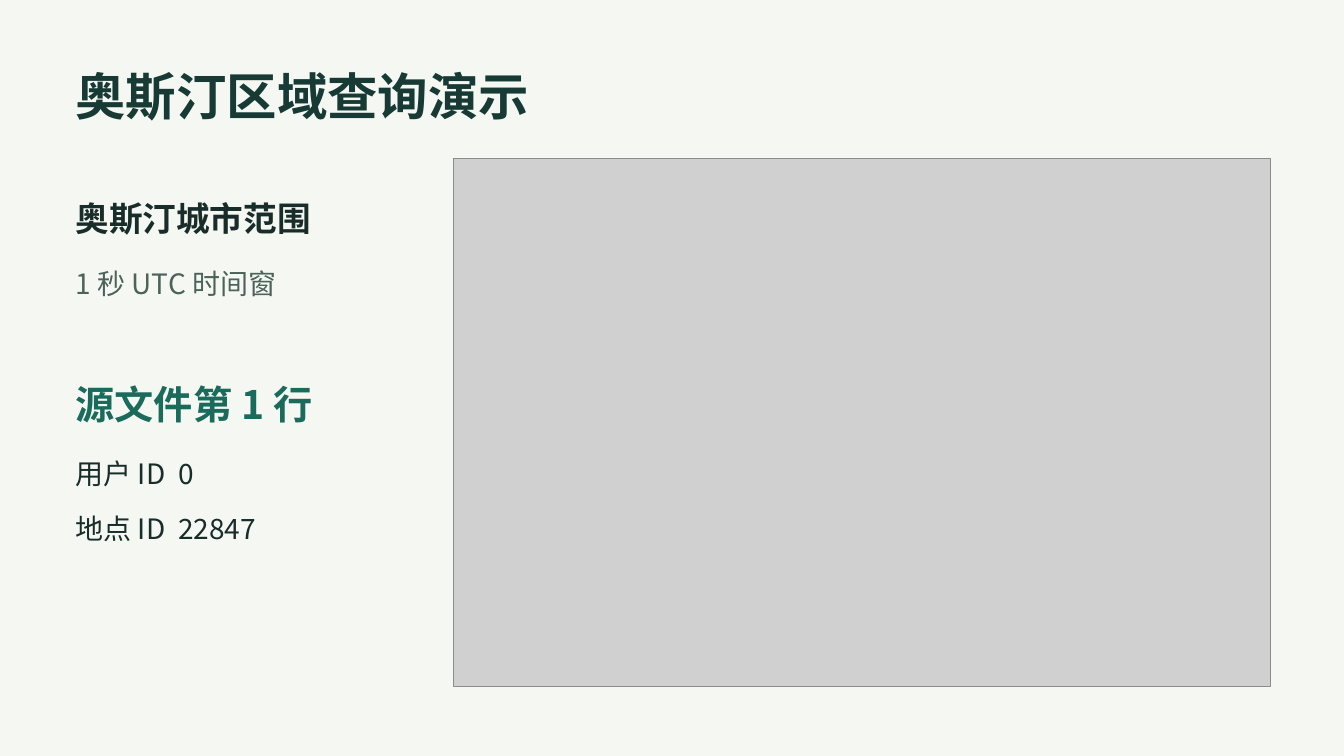
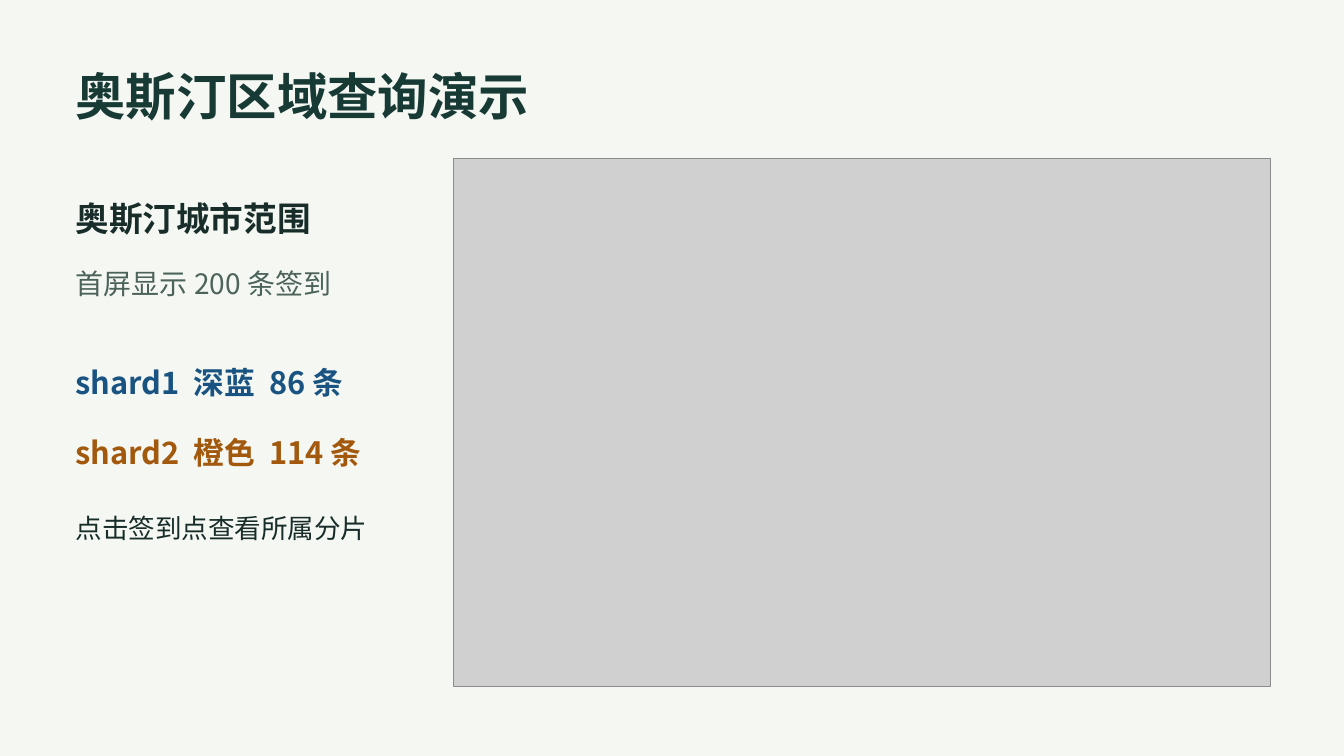
Before and after one commit to wangmengkai567-alt/rs, a slide deck: slide 8 of output/course-build/expanded-result/Gowalla签到数据管理系统_课程汇报_9页.pptx. Drawn at 1344x756 pixels with LibreOffice and Linux fonts; fonts in the diff are those of the drawing; grey boxes stand for pictures. Boxes give left, top, right and bottom in pixels: in the first picture for what was removed or moved away, otherwise in the second. Text is boxed around its words. In the diff, an @@ line names an element or a change of style, - is before the commit and + after.

Commit message:
更新分片演示与课程验收产物

```diff
--- a/output/course-build/expanded-result/Gowalla签到数据管理系统_课程汇报_9页.pptx
+++ b/output/course-build/expanded-result/Gowalla签到数据管理系统_课程汇报_9页.pptx
@@ text at [76,270,331,297]: text changed @@
-1 秒 UTC 时间窗
+首屏显示 200 条签到
@@ text at [76,368,343,397]: text changed; size 28 to 22 pt; text colour #1A6B5B to #195382 @@
-源文件第 1 行
+shard1 深蓝 86 条
@@ text at [76,437,361,467]: text changed; size 20 to 22 pt; text colour #182D29 to #A2590D; bold on @@
-用户 ID 0
+shard2 橙色 114 条
@@ text at [76,515,368,541]: text changed; size 20 to 19 pt @@
-地点 ID 22847
+点击签到点查看所属分片
```
Also in this commit, not shown: 1 other slide changed, 23 other files.
